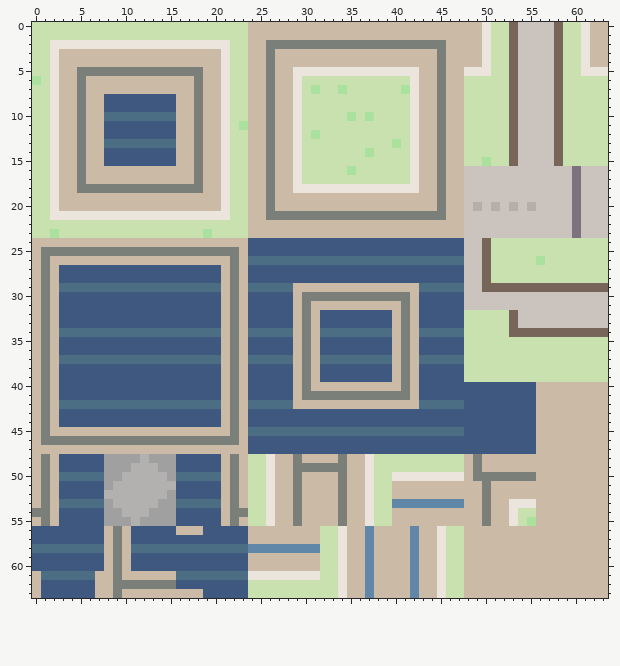
A pixel-art sprite gets an edit: res/tiles_act3.png. That is the earlier state.
The file is 64x64 pixels.
After the commit:
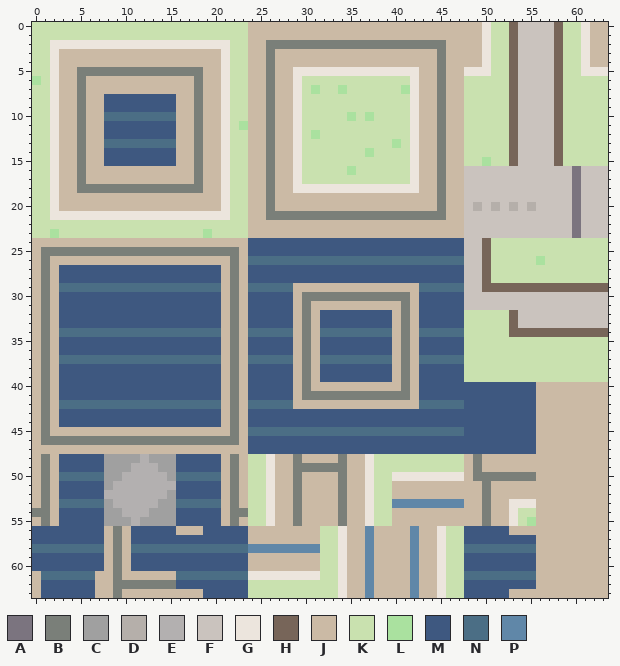
Palette (. is transparent): A #7b747f  B #7a7f79  C #a0a0a0  D #b5afaa  E #b3b0b0  F #cac3be  G #ece5dd  H #776559  J #cbbaa5  K #c9e1af  L #aae19f  M #3e5880  N #4b6e85  P #6087a8
Edits made:
{"y":56,"x":48,"old":"JJJJJ","new":"MMMMM"}
{"y":57,"x":48,"old":"JJJJJJJJ","new":"MMMMMMMM"}
{"y":58,"x":48,"old":"JJJJJJJJ","new":"NNNNNNNN"}
{"y":59,"x":48,"old":"JJJJJJJJ","new":"MMMMMMMM"}
{"y":60,"x":48,"old":"JJJJJJJJ","new":"MMMMMMMM"}
{"y":61,"x":48,"old":"JJJJJJJJ","new":"NNNNNNNN"}
{"y":62,"x":48,"old":"JJJJJJJJ","new":"MMMMMMMM"}
{"y":63,"x":48,"old":"JJJJJ","new":"MMMMM"}
{"label":"changed","picture_box":[464,526,536,598]}
